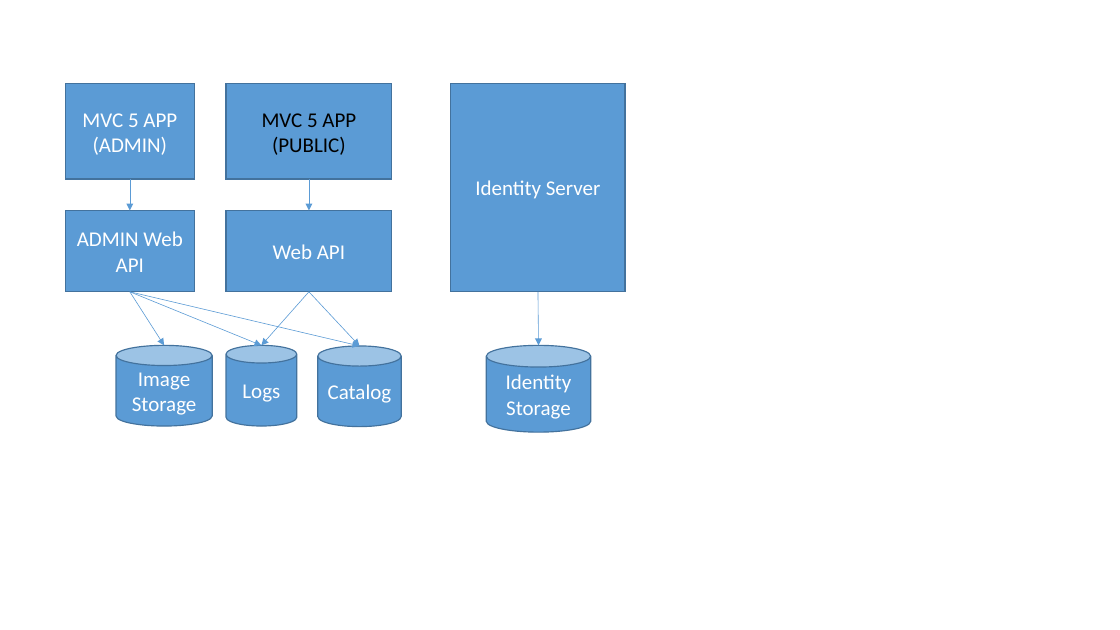
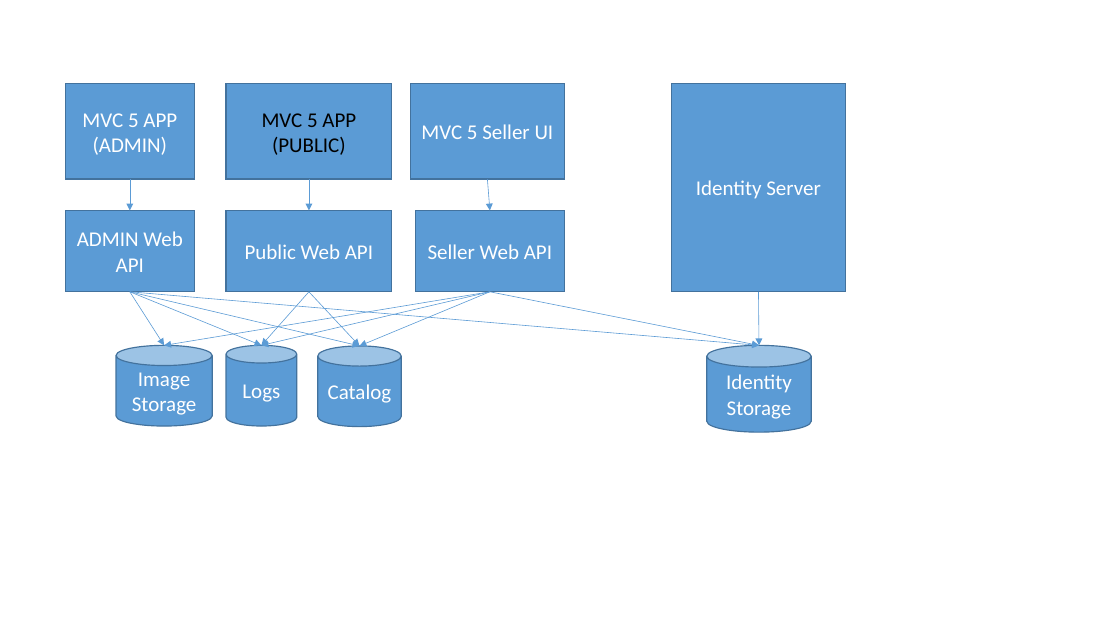
Before and after one commit to PrintsCharming/ShopCore, a slide deck: slide 2 of ShopCore.pptx. Drawn at 1120x630 pixels with LibreOffice and Linux fonts; fonts in the diff are those of the drawing. Boxes give left, top, right and bottom in pixels: in the first picture for what was removed or moved away, otherwise in the second. Text is boxed around its words. In the diff, an @@ line names an element or a change of style, - is before the commit and + after.

Commit message:
updating pptx

```diff
--- a/ShopCore.pptx
+++ b/ShopCore.pptx
@@ rectangle added at (411, 83, 565, 179), fill #5B9BD5, outline #43739E 1 pt, 18 pt, text #FFFFFF @@
+MVC 5 Seller UI
@@ arrow added from (487, 179) to (490, 211), #5B9BD5 0.5 pt @@
@@ rectangle added at (416, 211, 565, 292), fill #5B9BD5, outline #43739E 1 pt, 18 pt, text #FFFFFF @@
+Seller Web API
@@ text in rectangle at (245, 244, 373, 259): text changed @@
-Web API
+Public Web API
@@ arrow added from (130, 292) to (760, 345), #5B9BD5 0.5 pt @@
@@ arrow added from (490, 292) to (164, 345), #5B9BD5 0.5 pt @@
@@ arrow added from (490, 292) to (261, 345), #5B9BD5 0.5 pt @@
@@ arrow added from (490, 292) to (360, 346), #5B9BD5 0.5 pt @@
@@ arrow added from (490, 292) to (760, 345), #5B9BD5 0.5 pt @@
@@ 1 cylinder, 1 rectangle, 1 arrow: place and size @@
-1 cylinder, 1 rectangle, 1 arrow at (451, 83, 625, 432)
+1 cylinder, 1 rectangle, 1 arrow at (671, 83, 845, 432)
```
